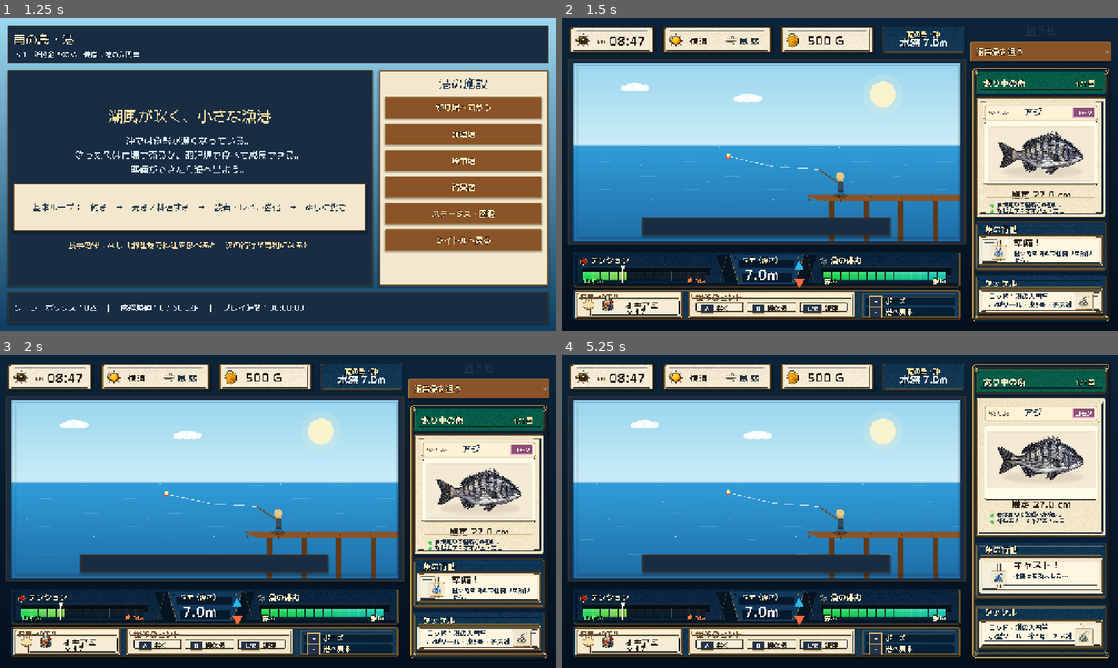
Above: before the commit, frames 1-4 (two rows, left to right).
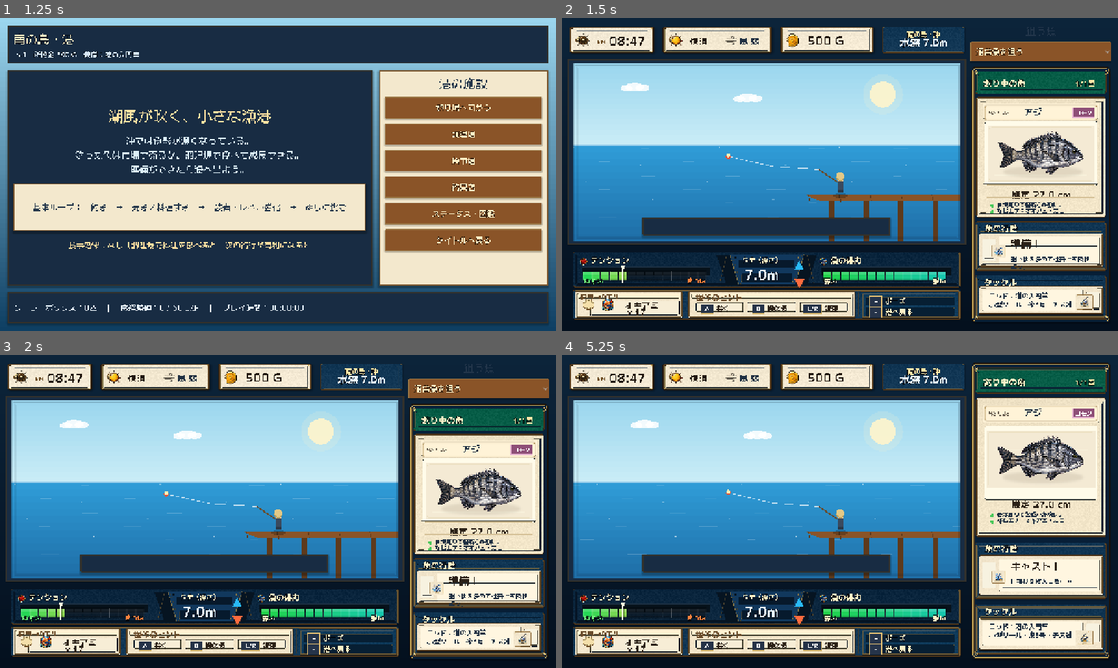
Above: after the commit, the same moments.

Repository: RYUKOU-OKUMURA/tsuri_quest_umi_mvp
Game: Godot game, scene res://scenes/main.tscn
Two runs of this game, one before a commit and one after it. Both use one fixed random seed, a clock stepped at 60 frames per second and the inputs below.
Inputs (mouse positions are in pixels of both pictures, inside the frame that each line leads up to):
- Up to frame 1 (1.25 s): click "ゲームを始める" at 0.5 s
- Up to frame 2 (1.5 s): click "釣り場へ向かう" at 1.25 s
- Up to frame 3 (2 s): no input
- Up to frame 4 (5.25 s): click "通常魚を狙う" at 2 s; click "通常魚を狙う" at 2.75 s; click "通常魚を狙う" at 3.5 s; tap Enter at 4.25 s; move the mouse to (767, 624) at 4.27 s; tap Shift at 4.35 s; click (767, 624) at 4.42 s; tap Space at 4.52, 5 s; move the mouse to (728, 527) at 5.02 s; tap E at 5.1 s; click (728, 527) at 5.17 s

Frame 1 is identical in both runs. In frame 2, 2.0% of the frame differs, in the area x 75-98%, y 66-95%; in frame 3, 2.0%; in frame 4, 2.1%, in the area x 75-98%, y 60-95%.

Commit message:
Refine fight sidebar lower cards

Diff:
--- a/src/ui/components/fight_sidebar.gd
+++ b/src/ui/components/fight_sidebar.gd
@@ -141,35 +141,35 @@
 
 func _draw_action_card(font: Font, rect: Rect2) -> void:
 	_draw_panel(rect, Color("#0d3a62"), Palette.GOLD, Palette.GOLD_BRIGHT)
-	_draw_text(font, "魚の行動", rect.position + Vector2(16.0, 27.0), 19 if _sidebar_frame != null else 18, Palette.TEXT_BONE, 3)
+	_draw_text(font, "魚の行動", rect.position + Vector2(16.0, 25.0), 19 if _sidebar_frame != null else 18, Palette.TEXT_BONE, 3)
 	var body := Rect2(rect.position + Vector2(10.0, 33.0), rect.size - Vector2(20.0, 42.0))
 	if _sidebar_frame != null:
-		body = Rect2(rect.position + Vector2(14.0, rect.size.y * 0.29), rect.size - Vector2(28.0, rect.size.y * 0.36))
+		body = Rect2(rect.position + Vector2(14.0, rect.size.y * 0.24), rect.size - Vector2(28.0, rect.size.y * 0.30))
 	_draw_panel(body, Color("#f3e8cd"), Palette.WOOD_DARK, Palette.GOLD)
 	var action := "待機"
 	var message := "ラインを見ながら、テンションを保とう。"
 	if simulator != null:
 		action = simulator.action_name
 		message = simulator.action_message
-	var icon_size := 38.0 if _sidebar_frame != null else 58.0
-	var text_x := 68.0 if _sidebar_frame != null else 78.0
+	var icon_size := 34.0 if _sidebar_frame != null else 58.0
+	var text_x := 62.0 if _sidebar_frame != null else 78.0
 	_draw_action_icon(body.position + Vector2(34.0, body.size.y * 0.55), icon_size)
-	_draw_text(font, "%s！" % action, body.position + Vector2(text_x, 25.0), 22 if _sidebar_frame != null else 20, Color("#2b2117"), 0)
-	if _sidebar_frame != null:
-		_draw_action_message(font, message, body.position + Vector2(text_x, 33.0), body.size.x - text_x - 10.0)
+	_draw_text(font, "%s！" % action, body.position + Vector2(text_x, 35.0), 23 if _sidebar_frame != null else 20, Color("#2b2117"), 0)
+	if _sidebar_frame != null:
+		_draw_action_message(font, message, body.position + Vector2(text_x, 52.0), body.size.x - text_x - 12.0)
 	else:
 		_draw_wrapped(font, message, body.position + Vector2(72.0, 36.0), body.size.x - 82.0, 11, Palette.TEXT_DARK, 2)
 
 
 func _draw_tackle_card(font: Font, rect: Rect2) -> void:
 	_draw_panel(rect, Color("#0d3a62"), Palette.GOLD, Palette.GOLD_BRIGHT)
-	_draw_text(font, "タックル", rect.position + Vector2(14.0, 26.0), 19 if _sidebar_frame != null else 18, Palette.TEXT_BONE, 3)
+	_draw_text(font, "タックル", rect.position + Vector2(14.0, 24.0), 19 if _sidebar_frame != null else 18, Palette.TEXT_BONE, 3)
 	var body := Rect2(rect.position + Vector2(10.0, 32.0), rect.size - Vector2(20.0, 38.0))
 	if _sidebar_frame != null:
-		body = Rect2(rect.position + Vector2(14.0, rect.size.y * 0.305), rect.size - Vector2(28.0, rect.size.y * 0.37))
+		body = Rect2(rect.position + Vector2(14.0, rect.size.y * 0.245), rect.size - Vector2(28.0, rect.size.y * 0.31))
 	_draw_panel(body, Palette.PARCHMENT, Palette.WOOD_DARK, Palette.GOLD)
 	var rod_name := _short_rod_name(String(trip_stats.get("rod_name", "港の入門竿")))
-	var text_width := body.size.x - (72.0 if _tackle_card_icon != null or _icons != null else 12.0)
+	var text_width := body.size.x - (66.0 if _tackle_card_icon != null or _icons != null else 12.0)
 	var lines: Array[String] = [
 		"ロッド：%s" % rod_name,
 		"小型リール・糸3号・チヌ針",
@@ -177,9 +177,9 @@
 	var tackle_font_size := 15 if _sidebar_frame != null else 12
 	var tackle_line_gap := 20.0 if _sidebar_frame != null else 16.0
 	for i in range(lines.size()):
-		_draw_wrapped(font, lines[i], body.position + Vector2(12.0, 9.0 + float(i) * tackle_line_gap), text_width, tackle_font_size, Palette.TEXT_DARK, 1, tackle_font_size + 3.0)
+		_draw_wrapped(font, lines[i], body.position + Vector2(12.0, 14.0 + float(i) * tackle_line_gap), text_width, tackle_font_size, Palette.TEXT_DARK, 1, tackle_font_size + 3.0)
 	if _tackle_card_icon != null or _icons != null:
-		_draw_tackle_icon(Rect2(body.end - Vector2(54.0, 54.0), Vector2(44.0, 44.0)))
+		_draw_tackle_icon(Rect2(body.end - Vector2(50.0, 50.0), Vector2(40.0, 40.0)))
 	else:
 		_draw_simple_rod(body.position + Vector2(body.size.x - 62.0, body.size.y - 24.0))
 
Binary file changed: assets/showcase/underwater/sidebar_frame.png
Not shown, changed: design-qa.md
Not shown, changed: docs/11_underwater_fight_showcase.md
Not shown, changed: tools/generate_underwater_ui_frame_assets.py
